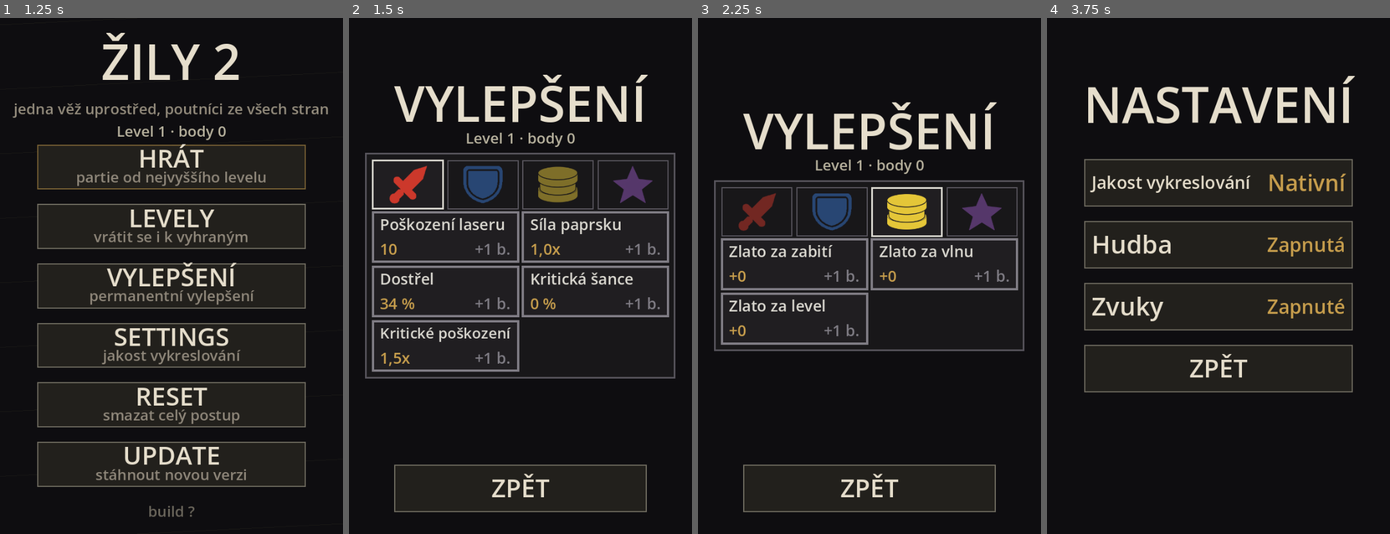
Above: before the commit, frames 1-4 (left to right).
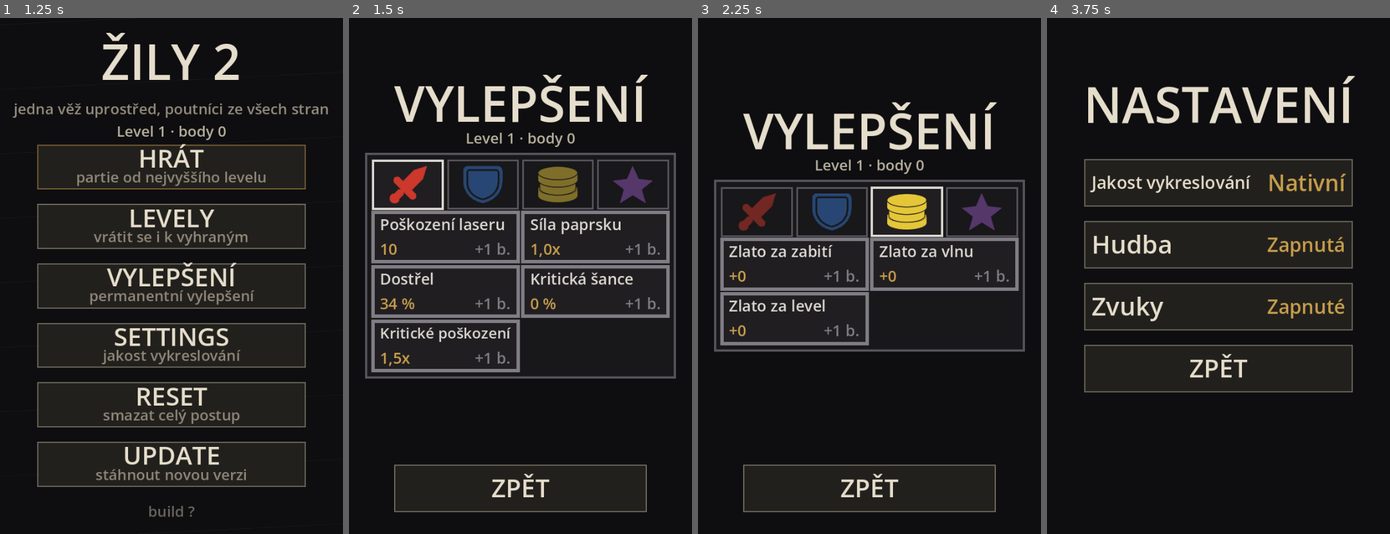
Above: after the commit, the same moments.

Repository: jankoznar94/dark-story
Game: Godot game, scene res://main.tscn
Same seed, same stepped clock (60 frames per second), same inputs: the game is played once before the commit and once after it.
Inputs (mouse positions are in pixels of both pictures, inside the frame that each line leads up to):
- Up to frame 1 (1.25 s): tap Enter at 0.5 s; move the mouse to (246, 250) at 0.52 s; click (246, 250) at 0.67 s
- Up to frame 2 (1.5 s): tap Space at 1.25 s; move the mouse to (451, 301) at 1.27 s; click (451, 301) at 1.42 s
- Up to frame 3 (2.25 s): tap Enter at 2 s; move the mouse to (903, 162) at 2.02 s; click (903, 162) at 2.17 s
- Up to frame 4 (3.75 s): tap Space at 2.75 s; move the mouse to (1201, 379) at 2.77 s; click (1201, 379) at 2.92 s; tap Enter at 3.5 s; move the mouse to (1321, 353) at 3.52 s; click (1321, 353) at 3.67 s

Frame 1 is identical in both runs. In frame 2, 3.3% of the frame differs, in the area x 5-96%, y 26-70%; in frame 3, 2.0%; in frame 4, nothing differs.

Commit message:
Zily 2: prstenec je HP bar, vetsi padding, mensi a pomalejsi poutnici, ramecky 6 px
Jan (Oct 2026):
- "Nepřátelé teď kolem sebe mají kruhy. Udělejme větší vnitřní padding. Ať kruh
  není nalepený přímo na tvář uvnitř." RING_FRAC 1,30 -> 1,70. Zmereno na snimku
  (390x844): tvár 11 px, prstenec r 11-12 px, mezera 4 -> 6 px.
- "Kruhy kolem nepřátel budou sloužit rovnou jako jejich HP bary." Prstenec je
  oblouk od dvanácti hodin o TAU * hp_frac, stejne jako zivoty veze - plny kruh
  = plne zivoty. Tvar, barvu i zivoty nese jeden kruh.
- "Při zásahu nepřítele se teď ještě objevuje jeden kruhový Border (světle modrý
  nebo bílý) kolem jejich životů. Ten je tam navíc." Druhy, bily oblouk v 1,55 r
  (barva TEXT) se zrusil - byl to HP bar vedle HP baru.
- "Všechny nepřátele o 15 % zmenšíme a o 15 % zpomalíme jejich pohyb. Ať to
  vytvoří pocit ještě větší vzdálenosti a rozlohy." PILGRIM_SIZE 0,85 (tvár
  12,5 -> 10,6 px, nese si ji poutnik, takze se zmensi i prstenec) a
  TRAVEL_S 10,0 -> 11,8 s (10 / 0,85). Okno na reakci tim roste.
- "Border kolem tlačítek upgradů a celého panelu upgradů je stále stejně tenký.
  Už 2x jsem žádal o zvětšení na 3px." Zmereno v prohlizeci na ZIVE strance:
  bunky mely opravdu 4 px a taby s rámem panelu 3 px - rozdil 1 px hrac nevidi,
  proto to vzdy prislo jako "stejně tenký". Ted CELL_FRAME 6 px, TAB_FRAME
  a PANEL_FRAME 4 px (nezvybrany tab 3 px). Zmereno znovu: bunky 6 px, panel 4 px.
- Stavove krouzky JED/LED se posunuly na 2,05 r a 2,35 r, aby se nepletly
  s prstencem, ktery je ted o krok dal od tela.

Strazci v test_layout: prstenec kresli zbyvajici zivoty, druhy (bily) oblouk tam
nesmi byt, RING_FRAC >= 1,45 (jinak je prstenec nalepeny na tvář) a zmensený
poutnik zustava citelny (>= 5 px v polomeru na kazdem telefonu na vysku).

Diff:
--- a/scripts/game.gd
+++ b/scripts/game.gd
@@ -32,10 +32,13 @@
 #
 # Oct 2026 - OPACNY SMER: "Rychlost pohybu všech nepřátel se zrychlí na rychlost
 # 1.5x. Bude to nová výchozí hodnota. Nové 1.0x = staré 1.5x. Jsou teď příliš
-# pomalí." 15 / 1,5 = 10 s. POZOR: okno na reakci je `dostrel * TRAVEL_S`, takze
-# se zkratilo z 5,1 s na 3,4 s - kdo hybe timhle cislem, hybe obtiznosti a musi
-# to merit (`tools/balance_sim.gd`).
-const TRAVEL_S := 10.0
+# pomalí." 15 / 1,5 = 10 s.
+#
+# Oct 2026 (Jan): "Všechny nepřátele o 15 % zpomalíme. Ať to vytvoří pocit ještě
+# větší vzdálenosti a rozlohy." 10 / 0,85 = 11,8 s. POZOR: okno na reakci je
+# `dostrel * TRAVEL_S`, takze s pomalejsi chuzi roste i okno na reakci - kdo
+# hybe timhle cislem, hybe obtiznosti a musi to merit (`tools/balance_sim.gd`).
+const TRAVEL_S := 11.8
 const BASE_HP := 20.0
 # OBTIZNOST: kazdy dalsi LEVEL je o 22 % tuzsi (Jan schvalil 1,22; driv 1,15)
 # a kazda dalsi vlna v levelu o 6 %. Driv to bylo 13 % za vlnu v nekonecne
@@ -114,7 +117,20 @@
 # by mohl končit (a odraz začínat) na plášti toho kruhu."). Je to podil polomeru
 # kresby poutnika; kruh je i VIDET (kresli ho obrazovka), aby hrac videl, kde
 # paprsek konci, a aby to nebyla jen neviditelna hranice ve vzduchu.
-const RING_FRAC := 1.30
+#
+# Oct 2026 (Jan): "Udělejme větší vnitřní padding. Ať kruh není nalepený přímo
+# na tvář uvnitř." Pri 1,30 sel prstenec tesne kolem tvaru (spicka trojuhelniku
+# je v 1,00 r, brisko kapky v 1,15 r) - na telefonu zbyla mezera 1-4 px a kruh
+# vypadal, jako by obkresloval oblicej. Pri 1,70 je mezera 4-6 px podle tvaru:
+# poutnik je v kruhu, ne v jeho obrysu. Paprsek tim konci o kousek dal od tela.
+# Zmereno na snimku 390x844 (`zily2_ring_probe.py`): tvár 11 px, prstenec 22 px.
+const RING_FRAC := 1.70
+# VELIKOST POUTNIKA je NASOBEK ZAKLADNI velikosti kresby (`ScreenLayout.pilgrim_r`).
+# Jan (Oct 2026): "Všechny nepřátele o 15 % zmenšíme a o 15 % zpomalíme jejich
+# pohyb. Ať to vytvoří pocit ještě větší vzdálenosti a rozlohy." Nese si ji
+# poutnik (ne rozvrzeni), takze se zmensi i jeho prstenec - a vetsi vnitrni
+# padding z `RING_FRAC` zustava. Zpomaleni je v `TRAVEL_S`.
+const PILGRIM_SIZE := 0.85
 # POSKOZENI LASERU (za sekundu) JE PARAMETR HRACE ("Ještě musíme přidat upgrade
 # pro Attack damage", Jan Oct 2026) - hledej `laser_dps()` v sekci PARAMETRY.
 # JED A LED: jak dlouho ucinek drzi. Podil (20/35/50 %) je v tabulce upgradu.
@@ -655,6 +671,9 @@
 	var p := Pilgrim.new()
 	p.hue = hue
 	p.behaviour = Hue.behaviour_of(hue)
+	# VELIKOST KRESBY (Jan: o 15 % mensi nez driv) - viz `PILGRIM_SIZE`.
+	# Rozpadly kus modre ji dale zmensi pres `Hue.SPLIT_SIZE`.
+	p.size = PILGRIM_SIZE
 	p.pos = center + Vector2(cos(a), sin(a)) * field_r
 	p.dir = (center - p.pos).normalized()
 	p.max_hp = hp_for(kolo(), wave, hue)
--- a/scripts/game_view.gd
+++ b/scripts/game_view.gd
@@ -39,16 +39,17 @@
 const CARD_ROW := Color(0.125, 0.118, 0.128)
 const CARD_EDGE := Color(0.34, 0.33, 0.36)
 # RAMEK BUNKY UPGRADU. Jan (Oct 2026): "Rámečky všechny tlačítek upgradů budou
-# tlustší. Třeba 3px." Prvni pokus byl presne 3 px (zmereno v prohlizeci) a Jan
-# ho vratil: "bordery tlačítek s upgrady je stále tenký". 3 px na bunce 176x48
-# je totiz porad jen tenka linka - hranice je 4 px, kde je ramecek videt jako
-# ramecek, ne jako obrys. Kdo bude hybat, at to zmeri (`~/probes/zily2_frame_probe.py`).
-const CELL_FRAME := 4.0
+# tlustší. Třeba 3px." Ani 3 px ani 4 px to nevyřešily - Jan je vracel slovy
+# "bordery tlačítek s upgrady je stále tenký" (dvakrát) a "stále stejně tenký".
+# Na bunce 176x48 se 4 px cte jako obrys, ne jako ramecek; 6 px uz je ramecek,
+# ktery je videt jako ramecek. Zmereno v prohlizeci na zive strance
+# (`zily2_frame_probe.py` ve skillu) - kdo bude hybat, at to zmeri znovu.
+const CELL_FRAME := 6.0
 # TABY KATEGORII A RAMEK PANELU. Jsou to taky tlacitka upgradu (a ty nevybrane
-# mely 1 px, takze vypadaly rozbite) - se 4 px bunkou musi drzet krok, jinak
+# mely 1 px, takze vypadaly rozbite) - se 6 px bunkou musi drzet krok, jinak
 # panel vypada, jako by kazda cast byla z jine hry.
-const TAB_FRAME := 3.0
-const PANEL_FRAME := 3.0
+const TAB_FRAME := 4.0
+const PANEL_FRAME := 4.0
 # ZIVOTY VEZE: zelena dokud drzi, cervena pod tretinou. Barva NENI jediny
 # nositel - cislo je i v hornim pruhu.
 const HP_GOOD := Color(0.62, 0.76, 0.56)
@@ -709,23 +710,33 @@
 	# POUTNIK JDE K VEZI "OBLICEJEM" (Jan, Oct 2026). Smer bere z `p.dir`, ktery
 	# je smer chuze - kdyz se zmeni chuze, tvary se otoci samy.
 	_shape(p.hue, p.pos, r, col, p.is_ghost(), Shapes.facing(p.dir))
-	# PRSTENEC: kruh barev poutnika, na jehoz PLASHTI konci paprsek (a odrazi se
-	# z neho dal). Kresli se i proto, ze hranice, kterou hrac nevidi, vypada
-	# jako chyba. Duch ho nema - je pruhledny a neda se na nej mirrit.
+	# PRSTENEC JE ZAROVEN HP BAR POUTNIKA (Jan, Oct 2026: "Kruhy kolem nepřátel
+	# budou sloužit rovnou jako jejich HP bary."). Oblouk zacina nahore a jde po
+	# smeru hodinovych rucicek - stejne jako zivoty veze; plny kruh = plne
+	# zivoty. Barva zustava barva poutnika (nese ji zamereni veze), takze tvar,
+	# barvu i zbyvajici zivoty nese JEDEN kruh. Na jeho PLASHTI konci paprsek
+	# (a odrazi se z neho dal) - kresli se i proto, ze hranice, kterou hrac
+	# nevidi, vypada jako chyba. Duch ho nema: je pruhledny a neda se na nej
+	# mirrit.
+	#
+	# DRUHY, BILY OBLOUK SE ZRUSIL (byl v 1,55 r, barva TEXT). Objevoval se pri
+	# kazdem zasahu a Jan ho videl jako "jeden kruhovy border (svetle modry nebo
+	# bily) kolem jejich zivotu" - byl to HP bar vedle HP baru, ktery tam nema
+	# co delat (Oct 2026).
 	if not p.is_ghost():
-		var rr: float = game.pilgrim_ring_r(p)
-		# 20 usecek staci: prstenec ma na telefonu ~10 px v polomeru. Na plose
+		# 24 usecek staci: prstenec ma na telefonu ~10 px v polomeru. Na plose
 		# muze byt naraz i nekolik stovek poutniku, tak se pocet usecek drzi
 		# nizko - je to jedina kresba, ktera pribyla KAZDEMU z nich.
-		draw_arc(p.pos, rr, 0.0, TAU, 20, Color(col.r, col.g, col.b, RING_ALPHA),
-			maxf(1.2, r * 0.16))
-	if p.hp_frac() < 0.999:
-		draw_arc(p.pos, r * 1.55, -PI * 0.5, -PI * 0.5 + TAU * p.hp_frac(), 24, TEXT, 2.0)
-	# JED A LED musi byt VIDET, jinak hrac nevi, ze mu upgrady pracuji.
+		draw_arc(p.pos, game.pilgrim_ring_r(p), -PI * 0.5,
+			-PI * 0.5 + TAU * p.hp_frac(), 24,
+			Color(col.r, col.g, col.b, RING_ALPHA), maxf(1.6, r * 0.20))
+	# JED A LED musi byt VIDET, jinak hrac nevi, ze mu upgrady pracuji. Drzi si
+	# odstup od prstence (2,05 a 2,35 r) - kdyby sedly tesne na nej, hrac vidi
+	# dvojity kruh a nevi, ktery z nich je zivot.
 	if p.ice_left > 0.0:
-		draw_arc(p.pos, r * 1.9, 0.0, TAU, 20, Color(0.45, 0.72, 0.90, 0.85), 2.0)
+		draw_arc(p.pos, r * 2.05, 0.0, TAU, 20, Color(0.45, 0.72, 0.90, 0.85), 2.0)
 	if p.poison_left > 0.0:
-		draw_arc(p.pos, r * 2.2, 0.0, TAU, 20, Color(0.55, 0.80, 0.35, 0.85), 2.0)
+		draw_arc(p.pos, r * 2.35, 0.0, TAU, 20, Color(0.55, 0.80, 0.35, 0.85), 2.0)
 
 
 # TVAR BAREV. Barva nikdy neni jediny nositel informace - u sesti barev to
@@ -1038,7 +1049,7 @@
 		var on: bool = (i == active)
 		draw_rect(tr, CARD_ROW if on else CARD_BG, true)
 		var col: Color = TEXT if on else DIM
-		draw_rect(tr, col if on else CARD_EDGE, false, TAB_FRAME if on else 2.0)
+		draw_rect(tr, col if on else CARD_EDGE, false, TAB_FRAME if on else 3.0)
 		var cat: String = String(cats[i]) if i < cats.size() else ""
 		var tex: Texture2D = _cat_icon(cat)
 		if tex != null:
--- a/tools/test_layout.gd
+++ b/tools/test_layout.gd
@@ -30,6 +30,8 @@
 	_run("nulova velikost okna nic nerozbije", _test_zero_size)
 	_run("spawnovaci kruh se nemaluje", _test_spawn_ring_not_drawn)
 	_run("laser je cara s obrysem a kresli se nad vezi", _test_beams_are_lines)
+	_run("prstenec poutnika je jeho HP bar a nic jineho", _test_ring_is_hp_bar)
+	_run("poutnik je i po zmenseni citelny", _test_pilgrim_stays_readable)
 	_run("paleta je puntik, ne tvar", _test_palette_is_dot)
 	_run("pismeno barvy je jedno a jedinecne", _test_letters)
 	_run("kruh dostrelu ma barvu veze", _test_range_is_colored)
@@ -104,6 +106,47 @@
 	_check(i_tower >= 0 and i_beams >= 0,
 		"kresleni paprsku neni hned za vezi (v poli se nevi, co je nad cim)")
 	_check(i_tower < i_beams, "paprsky se kresli driv nez vez - nejsou nad ni")
+
+
+# PRSTENEC KOLEM POUTNIKA JE ZAROVEN JEHO HP BAR (Jan, Oct 2026: "Kruhy kolem
+# nepřátel budou sloužit rovnou jako jejich HP bary.") a NIC JINEHO kolem nej
+# neni. Druhy, bily oblouk (`r * 1.55`, barva TEXT) se zrusil - Jan ho videl
+# jako "ještě jeden kruhový Border (světle modrý nebo bílý) kolem jejich životů.
+# Ten je tam navíc." Hlida se MISTO VOLANI ve zdroji obrazovky: kdyby se vratil,
+# obrazovka k tomu nic nerekne a hrac vidi dve kolecka misto jednoho.
+func _test_ring_is_hp_bar() -> void:
+	var src: String = _src()
+	var at: int = src.find("func _draw_pilgrim")
+	_check(at >= 0, "ve zdroji obrazovky chybi _draw_pilgrim")
+	if at < 0:
+		return
+	var end: int = src.find("\nfunc ", at + 1)
+	var body: String = src.substr(at, (end - at) if end > at else src.length() - at)
+	_check(body.contains("TAU * p.hp_frac()"),
+		"prstenec poutnika nekresli zbyvajici zivoty - kruh neni HP bar")
+	_check(not body.contains("1.55"),
+		"kolem poutnika se kresli druhy (bily) oblouk, ktery tam nema byt")
+	# PRSTENEC SE NESMI DOTYKAT TVARE. Tvar saha k 1,15 r (kapka brisko), takze
+	# s `RING_FRAC` pod 1,45 je mezera mensi nez tretina polomeru a kruh vypada,
+	# jako by obkresloval oblicej (Jan: "Ať kruh není nalepený přímo na tvář").
+	_check(Game.RING_FRAC >= 1.45,
+		"prstenec je nalepeny na tvár (RING_FRAC %.2f)" % Game.RING_FRAC)
+
+
+# POUTNIK JE I PO ZMENSENI CITELNY. Jan (Oct 2026): "Všechny nepřátele o 15 %
+# zmenšíme" - ale zmenseni o par procent vic a z tvaru je necitelny puntik;
+# hranice je 5 px v polomeru na nejmensim beznem telefonu.
+func _test_pilgrim_stays_readable() -> void:
+	for r in RESOLUTIONS:
+		# NA SIRKU SE VELIKOST NEHLIDA (stejne jako u `_test_resolution`): hra je
+		# na vysku a na sirokem displeji vyjdou jednotky male i v poradku.
+		if r.y <= r.x:
+			continue
+		var l := ScreenLayout.new()
+		l.update(r)
+		var r_px: float = l.pilgrim_r * Game.PILGRIM_SIZE
+		_check(r_px >= 5.0, "%dx%d: poutnik ma po zmenseni %.1f px v polomeru"
+			% [int(r.x), int(r.y), r_px])
 
 
 # PANEL V BITVE NENABIZI UPGRADE, KTERY V NI NEJDE KOUPIT. Stat s `temp_max` 0
